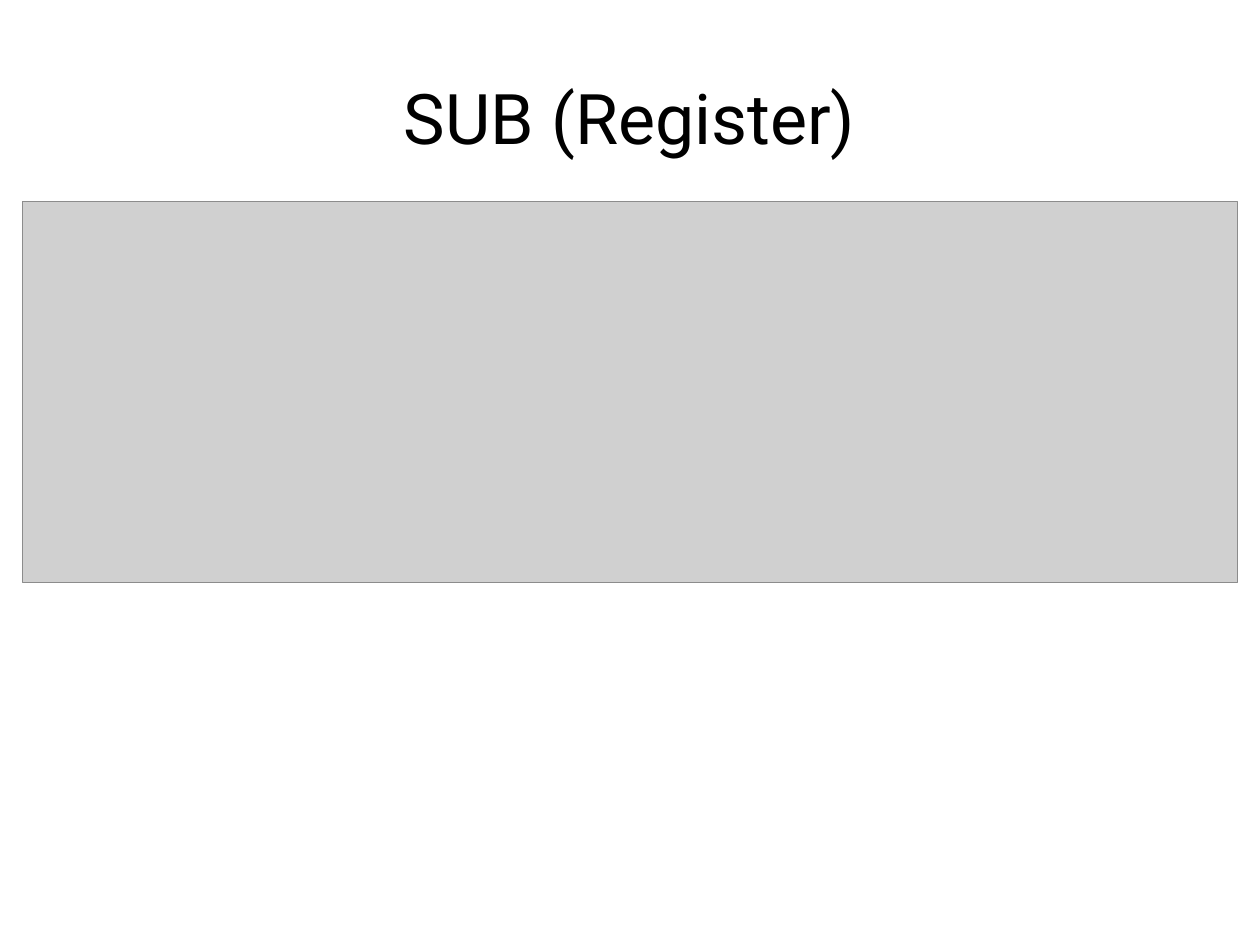
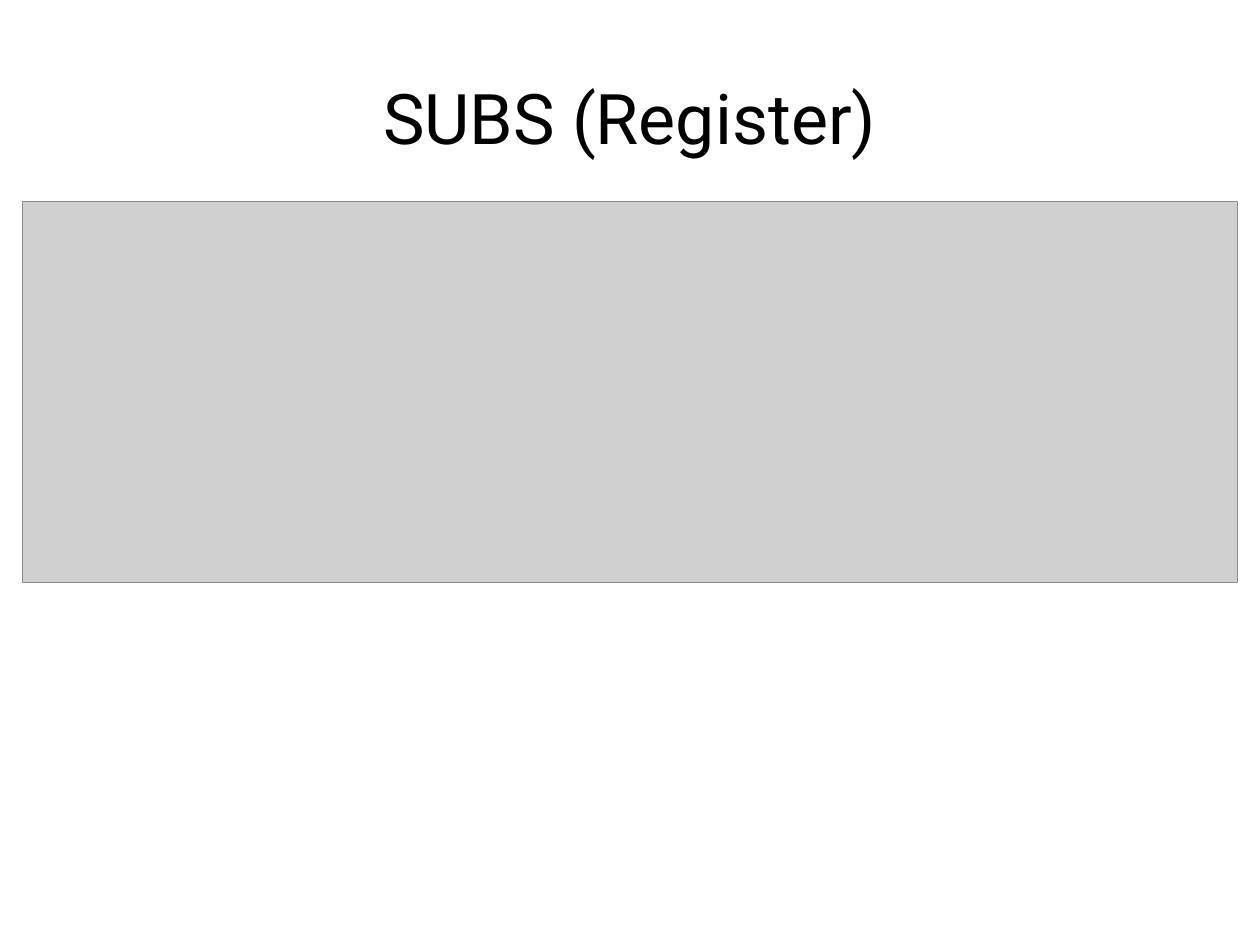
Before and after one commit to jardelufc/RISCME, a slide deck: slide 10 of docs/RISCME..pptx (slide 9 before the commit). Drawn at 1260x945 pixels with LibreOffice and Linux fonts; fonts in the diff are those of the drawing; grey boxes stand for pictures. Boxes give left, top, right and bottom in pixels: in the first picture for what was removed or moved away, otherwise in the second. Text is boxed around its words. In the diff, an @@ line names an element or a change of style, - is before the commit and + after.

```diff
--- a/docs/RISCME..pptx
+++ b/docs/RISCME..pptx
@@ title at [383,88,876,160]: text changed @@
-SUB (Register)
+SUBS (Register)
```
Also in this commit, not shown: 10 other slides changed, 2 slides added, 3 other files.
